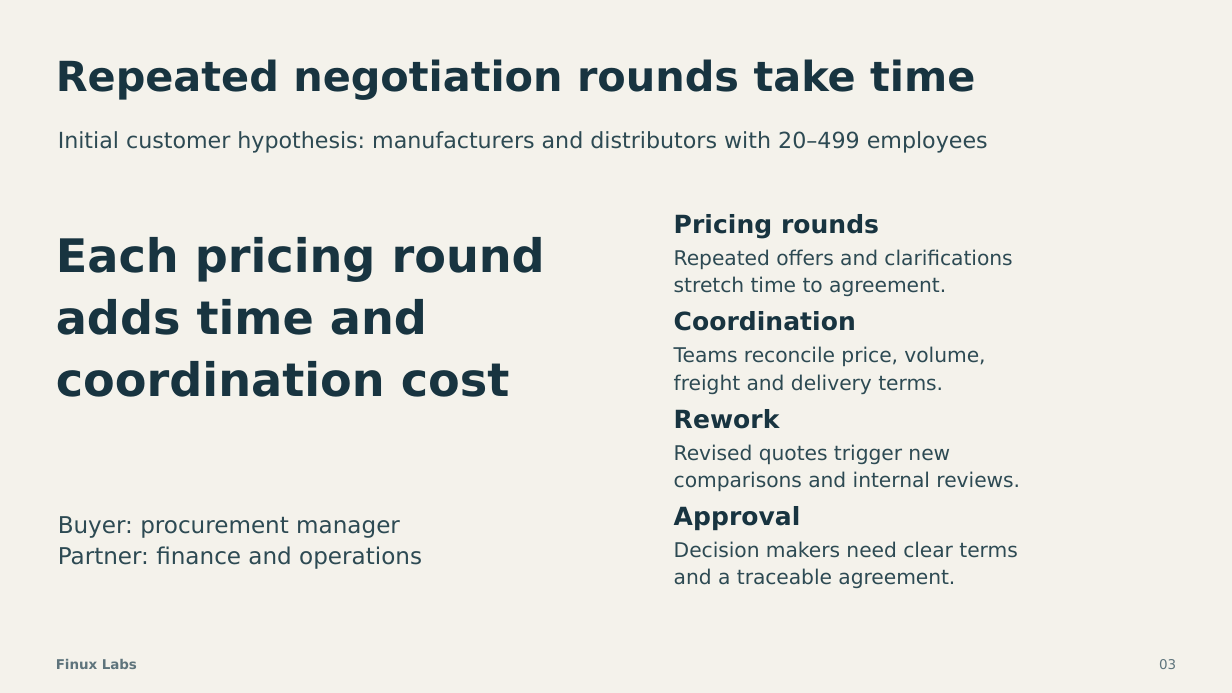
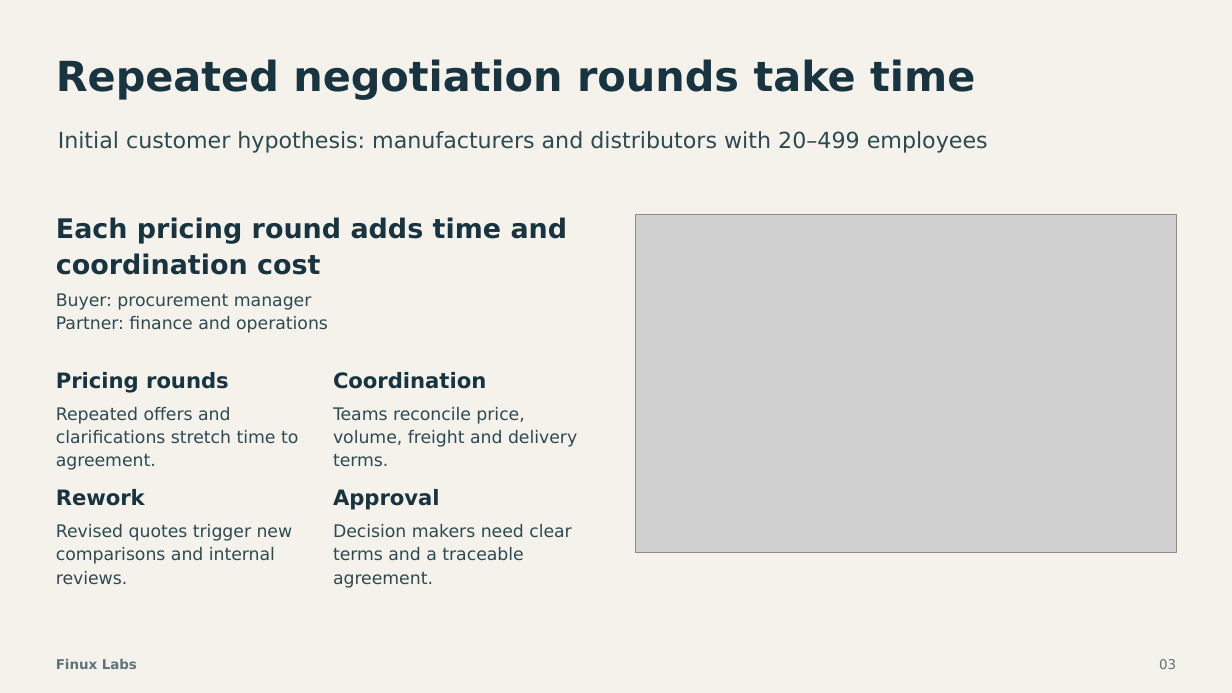
Before and after one commit to finuxlabs/FinuxLabs.github.io, a slide deck: slide 3 of docs/publish/pitch-agentic-procurement/Finux-Labs-Procurement-AI-Pitch-15-Slides.pptx. Drawn at 1232x693 pixels with LibreOffice and Linux fonts; fonts in the diff are those of the drawing; grey boxes stand for pictures. Boxes give left, top, right and bottom in pixels: in the first picture for what was removed or moved away, otherwise in the second. Text is boxed around its words. In the diff, an @@ line names an element or a change of style, - is before the commit and + after.

```diff
--- a/docs/publish/pitch-agentic-procurement/Finux-Labs-Procurement-AI-Pitch-15-Slides.pptx
+++ b/docs/publish/pitch-agentic-procurement/Finux-Labs-Procurement-AI-Pitch-15-Slides.pptx
@@ text at bbox=[56, 217, 568, 275]: text changed; size 36 to 21 pt @@
-Each pricing round
-adds time and
-coordination cost
+Each pricing round adds time and coordination cost
@@ picture added at bbox=[636, 214, 1177, 553] @@
@@ text "Buyer: procurement manager": place and size @@
-text "Buyer: procurement manager" at bbox=[58, 516, 422, 569]
+text "Buyer: procurement manager" at bbox=[56, 293, 328, 333]
@@ text "Buyer: procurement manager" at bbox=[56, 293, 328, 333]: size 18 to 13.5 pt @@
@@ text "Pricing rounds": place and size @@
-text "Pricing rounds" at bbox=[674, 214, 879, 239]
+text "Pricing rounds" at bbox=[56, 372, 229, 393]
@@ text "Coordination": place and size @@
-text "Coordination" at bbox=[674, 311, 856, 331]
+text "Coordination" at bbox=[333, 372, 486, 389]
@@ text at bbox=[56, 407, 298, 470]: text changed; size 15.8 to 13.5 pt @@
-Repeated offers and clarifications
-stretch time to agreement.
+Repeated offers and clarifications stretch time to agreement.
@@ text at bbox=[333, 407, 577, 467]: text changed; size 15.8 to 13.5 pt @@
-Teams reconcile price, volume,
-freight and delivery terms.
+Teams reconcile price, volume, freight and delivery terms.
@@ text "Rework": place and size @@
-text "Rework" at bbox=[674, 409, 780, 429]
+text "Rework" at bbox=[56, 489, 145, 506]
@@ size 19.5 to 16.5 pt in 4 elements at bbox=[56, 372, 229, 393], bbox=[333, 372, 486, 389], bbox=[56, 489, 145, 506], bbox=[333, 489, 440, 510] @@
@@ text "Approval": place and size @@
-text "Approval" at bbox=[674, 506, 801, 531]
+text "Approval" at bbox=[333, 489, 440, 510]
@@ text at bbox=[56, 524, 293, 585]: text changed; size 15.8 to 13.5 pt @@
-Revised quotes trigger new
-comparisons and internal reviews.
+Revised quotes trigger new comparisons and internal reviews.
@@ text at bbox=[333, 524, 572, 588]: text changed; size 15.8 to 13.5 pt @@
-Decision makers need clear terms
-and a traceable agreement.
+Decision makers need clear terms and a traceable agreement.
```
Also in this commit, not shown: 10 other slides changed, 6 other files.
